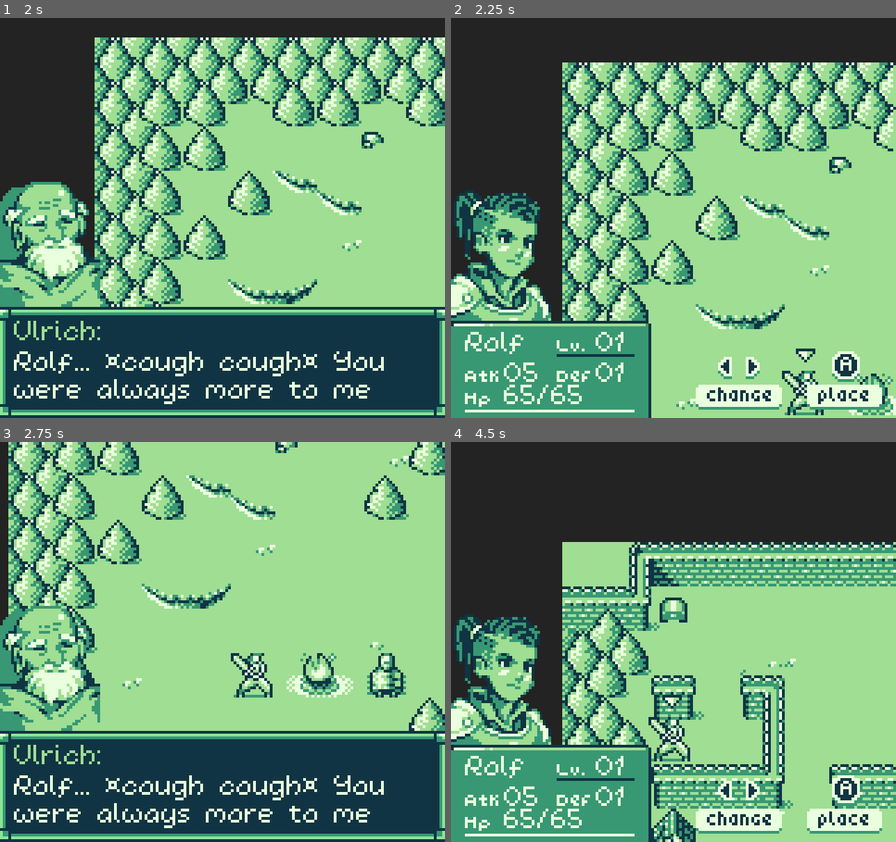
Above: before the commit, frames 1-4 (two rows, left to right).
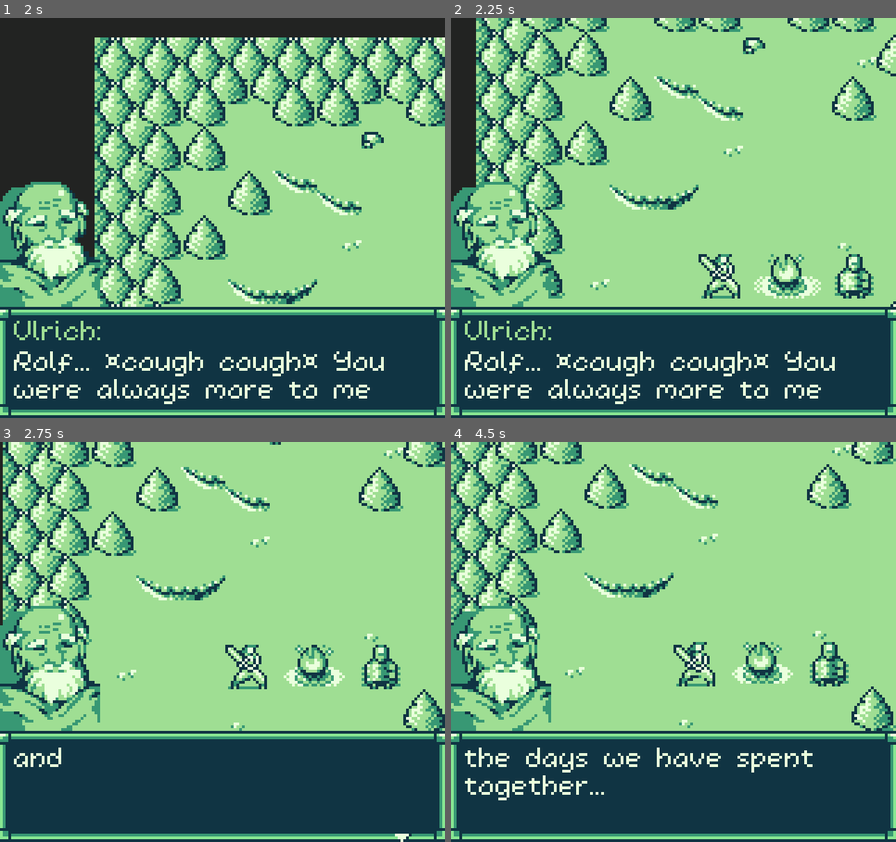
Above: after the commit, the same moments.

Repository: kevinlights/titan_tactics
Game: Godot game, scene res://scenes/landing.tscn
Two runs of this game, one before a commit and one after it. Both use one fixed random seed, a clock stepped at 60 frames per second and the inputs below.
Inputs (mouse positions are in pixels of both pictures, inside the frame that each line leads up to):
- Up to frame 1 (2 s): click "New Game" at 0.5 s; move the mouse to (320, 198) at 1.27 s; hold Right (ui_right) from 1.28 s (still down); tap Tab (ui_focus_next) at 1.35 s; tap Keypad Enter (ui_accept) at 1.52, 1.82 s; tap Home (ui_home) at 1.55 s
- Up to frame 2 (2.25 s): move the mouse to (584, 238) at 2.02 s; release Right (ui_right) at 2.03 s; hold Page Down (ui_page_down) from 2.03 s (still down); tap Home (ui_home) at 2.1 s
- Up to frame 3 (2.75 s): keep holding Page Down (ui_page_down); tap Keypad Enter (ui_accept) at 2.27, 2.3, 2.57 s
- Up to frame 4 (4.5 s): move the mouse to (718, 554) at 2.77 s; release Page Down (ui_page_down) at 2.78 s; hold Right (ui_right) 2.78-3.53 s; tap Keypad Enter (ui_accept) at 2.85, 3.77, 4.07 s; tap Tab (ui_focus_next) at 3.05, 3.6 s; move the mouse to (651, 722) at 3.52 s; hold Up (ui_up) 3.53-4.28 s; tap Home (ui_home) at 3.8, 4.35 s; move the mouse to (807, 702) at 4.27 s; hold Left (ui_left) from 4.28 s (still down)

Frame 1 is identical in both runs. In frame 2, 64% of the frame differs, in the area x 0-100%, y 0-100%; in frame 3, 16%; in frame 4, 73%.

Commit message:
Fix game ending, removed cheats

Diff:
--- a/scripts/world.gd
+++ b/scripts/world.gd
@@ -350,7 +350,10 @@
 	if not (gui.get_node("dialogue").visible or gui.get_node("lvlup").visible) or ignore_dialogue:
 		print("win, dialogue: ", gui.get_node("dialogue").visible)
 		gui.get_node("dialogue").hide()
-		gui.win()
+		if Game.level + 1 < Game.get_level_count():
+			gui.win()
+		else:
+			get_tree().change_scene("res://scenes/landing.tscn")
 		$music/win.play()
 		emit_signal("win")
 		print("End game: WIN")
@@ -603,16 +606,17 @@
 	return Game.CONTEXT.MOVE
 
 # DEBUG INPUT
-func _input(event):
-	if event.is_action("ui_focus_next") && !event.is_echo() && event.is_pressed():
-		_on_next_level()
-	if event.is_action("ui_home") && !event.is_echo() && event.is_pressed():
-		_on_replay()
-	if event.is_action("ui_page_down") && !event.is_echo() && event.is_pressed():
-		var additional_character = load("res://resources/ogre.tres")
-		additional_character.control = Game.CONTROL.PLAYER
-		Game.team.append(additional_character)
-		print("The OGRE has joined the team!")
-	if event.is_action("cheat_kill_everyone") && !event.is_echo() && event.is_pressed():
-		for unit in current[Game.CONTROL.AI]:
-			unit.die()
+#func _input(event):
+#	if event.is_action("ui_focus_next") && !event.is_echo() && event.is_pressed():
+#		_on_next_level()
+#	if event.is_action("ui_home") && !event.is_echo() && event.is_pressed():
+#		_on_replay()
+#	if event.is_action("ui_page_down") && !event.is_echo() && event.is_pressed():
+#		var additional_character = load("res://resources/ogre.tres")
+#		additional_character.control = Game.CONTROL.PLAYER
+#		Game.team.append(additional_character)
+#		print("The OGRE has joined the team!")
+#	if event.is_action("cheat_kill_everyone") && !event.is_echo() && event.is_pressed():
+#		for unit in current[Game.CONTROL.AI]:
+#			unit.die()
+#
